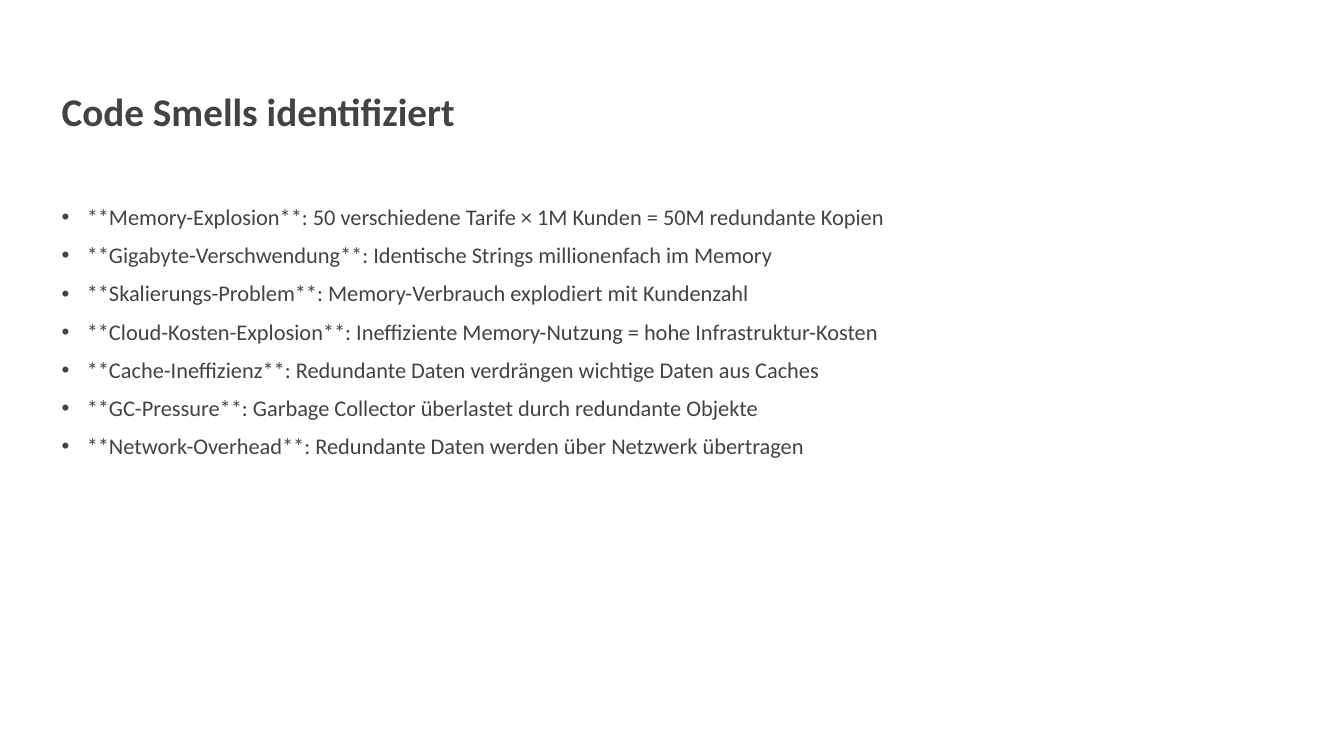
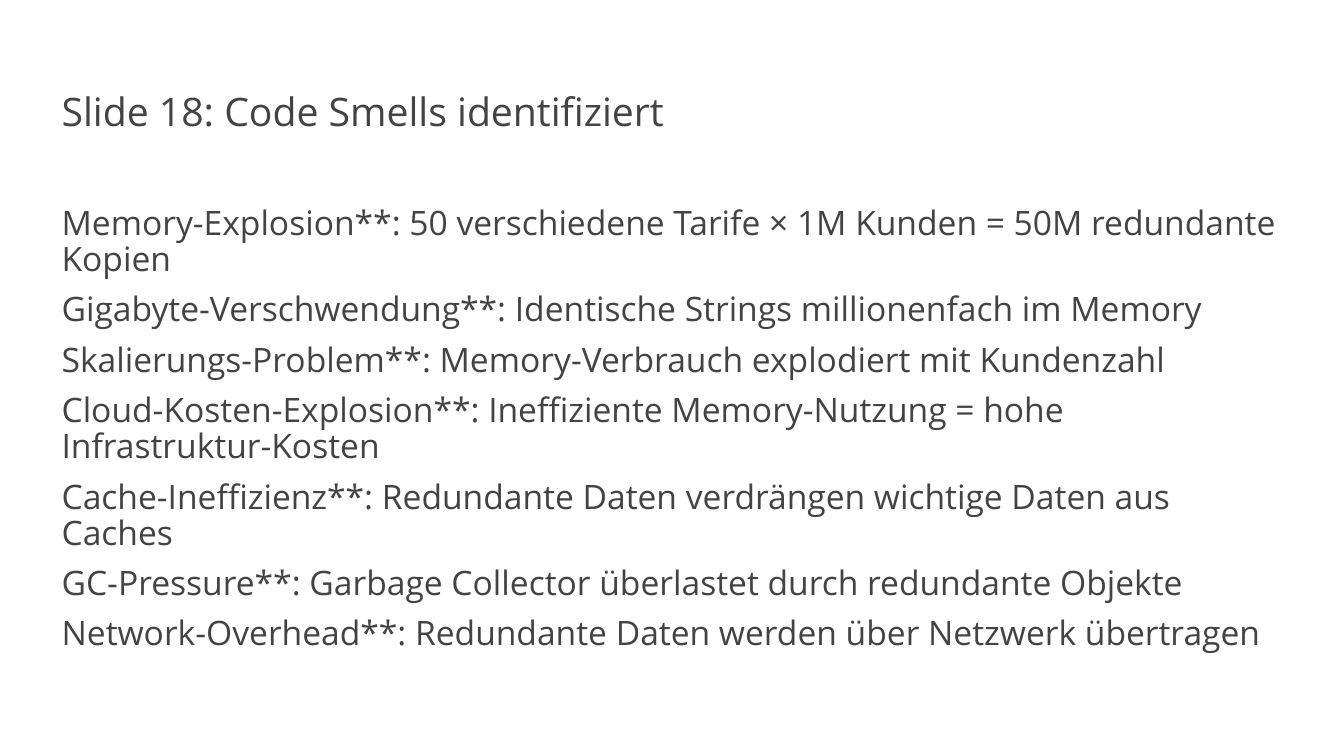
Before and after one commit to vanillacore-net/september-2025-telekom-training, a slide deck: slide 19 of presentations/powerpoint/block2-presentation.pptx. Drawn at 1344x756 pixels with LibreOffice and Linux fonts; fonts in the diff are those of the drawing; background and template pictures are left out. Boxes give left, top, right and bottom in pixels: in the first picture for what was removed or moved away, otherwise in the second. Text is boxed around its words. In the diff, an @@ line names an element or a change of style, - is before the commit and + after.

Commit message:
Fix Block 2 font issues - remove Calibri overrides
- Remove all explicit font.name = 'Calibri' settings for regular text
- Let VanillaCore.pptx template control fonts through layout inheritance
- Keep Consolas font ONLY for code blocks (Layout 9)
- Regenerate Block 2 presentation with 24 slides using proper font rules
- Create fix_block2_fonts.py script for template font compliance
- Professional appearance with template-controlled fonts

```diff
--- a/presentations/powerpoint/block2-presentation.pptx
+++ b/presentations/powerpoint/block2-presentation.pptx
@@ title at (62, 96, 664, 127): text changed; font Calibri to Open Sans; bold off @@
-Code Smells identifiziert
+Slide 18: Code Smells identifiziert
@@ text at (62, 209, 1275, 653): text changed; size 16 to 24 pt; font Calibri to Open Sans @@
-• **Memory-Explosion**: 50 verschiedene Tarife × 1M Kunden = 50M redundante Kopien
-• **Gigabyte-Verschwendung**: Identische Strings millionenfach im Memory
-• **Skalierungs-Problem**: Memory-Verbrauch explodiert mit Kundenzahl
-• **Cloud-Kosten-Explosion**: Ineffiziente Memory-Nutzung = hohe Infrastruktur-Kosten
-• **Cache-Ineffizienz**: Redundante Daten verdrängen wichtige Daten aus Caches
-• **GC-Pressure**: Garbage Collector überlastet durch redundante Objekte
-• **Network-Overhead**: Redundante Daten werden über Netzwerk übertragen
+Memory-Explosion**: 50 verschiedene Tarife × 1M Kunden = 50M redundante Kopien
+Gigabyte-Verschwendung**: Identische Strings millionenfach im Memory
+Skalierungs-Problem**: Memory-Verbrauch explodiert mit Kundenzahl
+Cloud-Kosten-Explosion**: Ineffiziente Memory-Nutzung = hohe Infrastruktur-Kosten
+Cache-Ineffizienz**: Redundante Daten verdrängen wichtige Daten aus Caches
+GC-Pressure**: Garbage Collector überlastet durch redundante Objekte
+Network-Overhead**: Redundante Daten werden über Netzwerk übertragen
```
Also in this commit, not shown: 18 other slides changed, 5 slides added, 5 slides removed, 2 other files.
